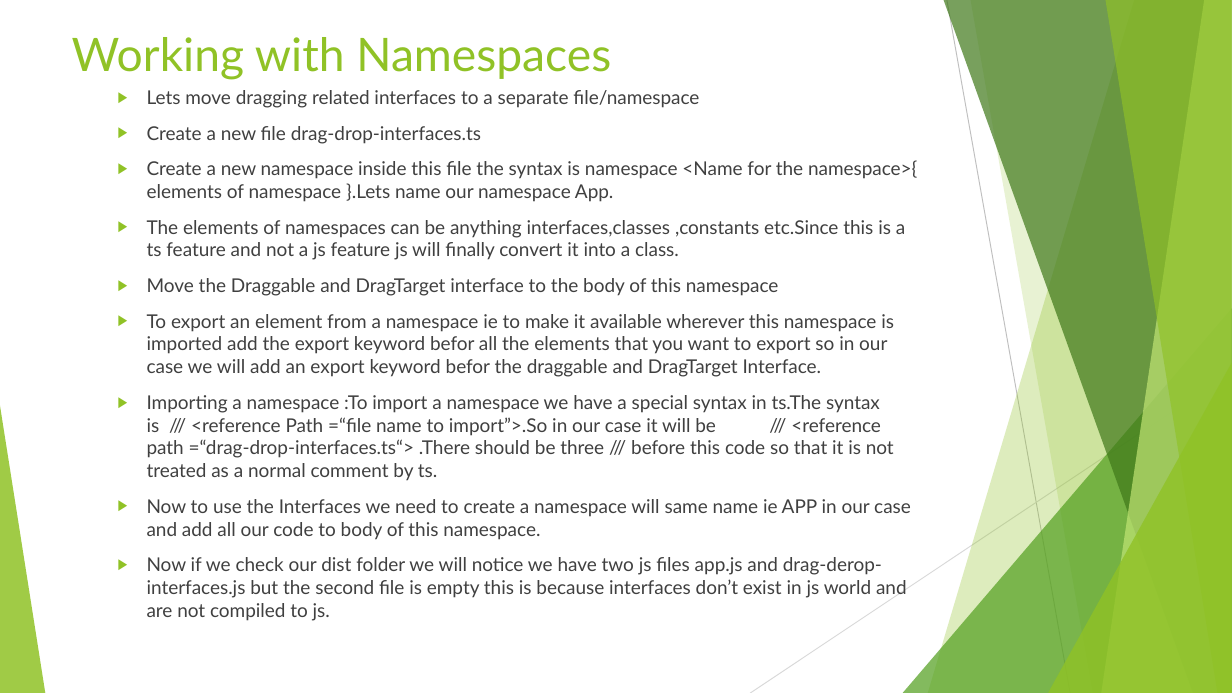
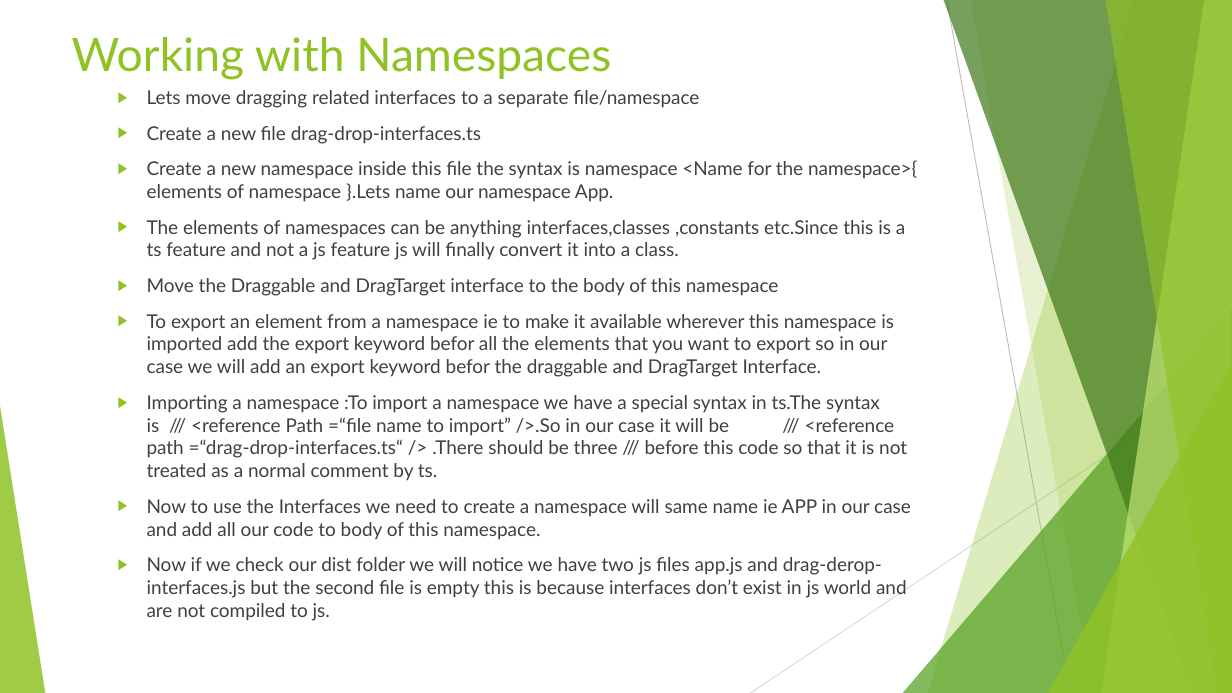
Before and after one commit to rudhrainfogain/TypeScript, a slide deck: slide 133 of PPT/TypeScriptv10.pptx. Drawn at 1232x693 pixels with LibreOffice and Linux fonts; fonts in the diff are those of the drawing. Boxes give left, top, right and bottom in pixels: in the first picture for what was removed or moved away, otherwise in the second. Text is boxed around its words. In the diff, an @@ line names an element or a change of style, - is before the commit and + after.

Commit message:
Namespaces complete

```diff
--- a/PPT/TypeScriptv10.pptx
+++ b/PPT/TypeScriptv10.pptx
@@ text at (147, 395, 907, 480): text changed @@
-  ▶ Importing a namespace :To import a namespace we have a special syntax in ts.The syntax is /// <reference Path =“file name to import”>.So in our case it will be /// <reference path =“drag-drop-interfaces.ts“> .There should be three /// before this code so that it is not treated as a normal comment by ts.
+  ▶ Importing a namespace :To import a namespace we have a special syntax in ts.The syntax is /// <reference Path =“file name to import” />.So in our case it will be /// <reference path =“drag-drop-interfaces.ts“ /> .There should be three /// before this code so that it is not treated as a normal comment by ts.
```
Also in this commit, not shown: 1 other slide changed, 1 slide added, 13 other files.
